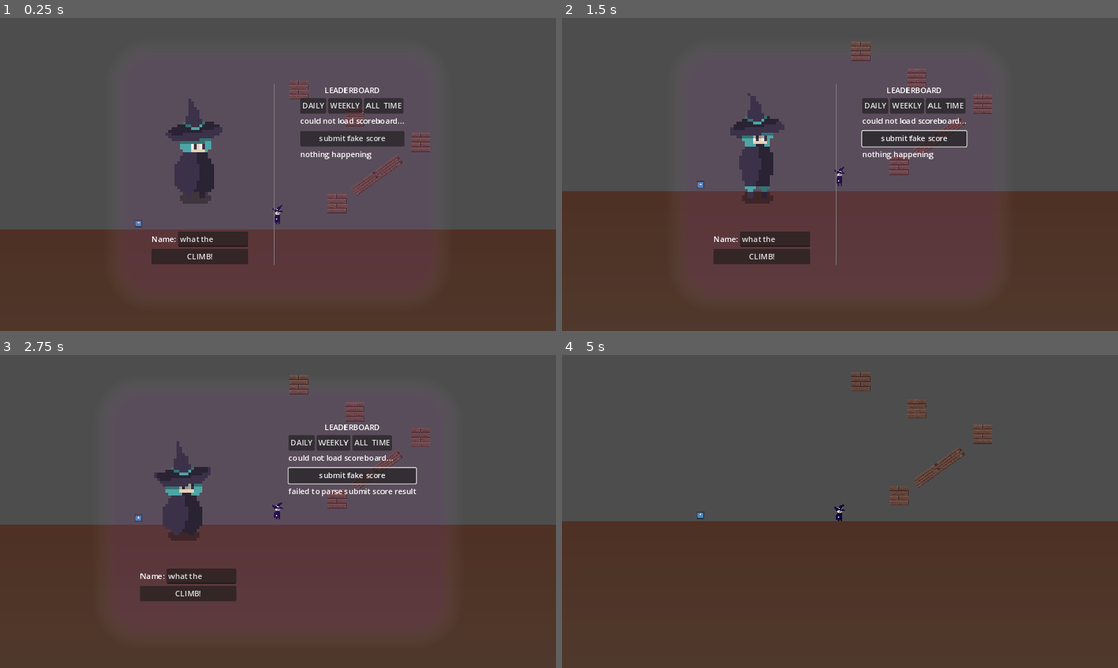
Above: before the commit, frames 1-4 (two rows, left to right).
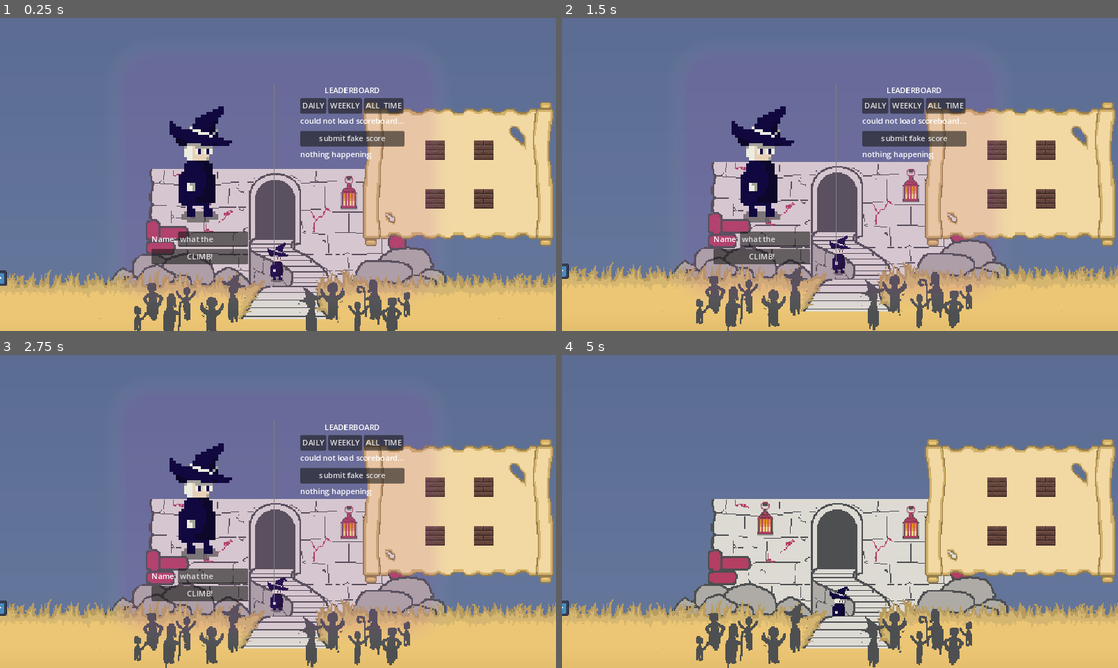
Above: after the commit, the same moments.

Repository: dicemaster5/Summon2Scale
Game: Godot game, scene res://scenes/main.tscn
Two runs of this game, one before a commit and one after it. Both use one fixed random seed, a clock stepped at 60 frames per second and the inputs below. The engine's default icon, where the game draws it, is replaced by a stand-in: a white triangle on a blue panel in a dark square.
Inputs (mouse positions are in pixels of both pictures, inside the frame that each line leads up to):
- Up to frame 1 (0.25 s): no input
- Up to frame 2 (1.5 s): drag from (901, 190) to (701, 208) at 0.52 s; drag from (940, 140) to (701, 187) at 1.27 s
- Up to frame 3 (2.75 s): move the mouse to (422, 439) at 2.02 s; hold A (move_left) from 2.03 s (still down); click (422, 439) at 2.1 s; tap Space (jump) at 2.3 s
- Up to frame 4 (5 s): release A (move_left) at 2.75 s; drag from (917, 411) to (673, 464) at 2.77 s; click "CLIMB!" at 3.5 s; click "START NOW" at 4.25 s

The runs differ from the first frame. In frame 1, 97% of the frame differs, in the area x 0-100%, y 0-100%; in frame 2, 98%; in frame 3, 99%; in frame 4, 99%.

Commit message:
Combining sutffs

Diff:
--- a/project.godot
+++ b/project.godot
@@ -63,10 +63,6 @@
 ]
 }
 
-[physics]
-
-2d/default_gravity=1000.0
-
 [rendering]
 
 textures/canvas_textures/default_texture_filter=0
--- a/scenes/buildscreen.tscn
+++ b/scenes/buildscreen.tscn
@@ -1,11 +1,10 @@
-[gd_scene load_steps=11 format=3 uid="uid://dhh02pdtejxcy"]
+[gd_scene load_steps=9 format=3 uid="uid://c5k6uux421mgn"]
 
 [ext_resource type="Script" path="res://scenes/block_container_area.gd" id="1_50s23"]
 [ext_resource type="PackedScene" uid="uid://cgmhxvijem8h5" path="res://assets/blocks/deafault_block/block.tscn" id="2_n24mn"]
 [ext_resource type="PackedScene" uid="uid://d1lwxctf8vbke" path="res://assets/blocks/stone_block/stone_block.tscn" id="3_2gu3b"]
 [ext_resource type="Script" path="res://systems/cursor.gd" id="4_5liyy"]
 [ext_resource type="Texture2D" uid="uid://dxi2g8qel7o4i" path="res://icon.svg" id="5_0ukei"]
-[ext_resource type="Script" path="res://systems/tower_area.gd" id="6_8gwyh"]
 [ext_resource type="Texture2D" uid="uid://dgbteoggr04ld" path="res://assets/ui_elements/scroll.png" id="7_x7n52"]
 
 [sub_resource type="RectangleShape2D" id="RectangleShape2D_71foy"]
@@ -13,9 +12,6 @@
 
 [sub_resource type="CircleShape2D" id="CircleShape2D_c7x32"]
 radius = 52.0865
-
-[sub_resource type="RectangleShape2D" id="RectangleShape2D_vdiri"]
-size = Vector2(371, 583)
 
 [node name="Buildscreen" type="Node2D"]
 
@@ -53,13 +49,6 @@
 [node name="CollisionShape2D" type="CollisionShape2D" parent="Cursor/CursorArea"]
 shape = SubResource("CircleShape2D_c7x32")
 
-[node name="TowerArea" type="Area2D" parent="."]
-script = ExtResource("6_8gwyh")
-
-[node name="CollisionShape2D" type="CollisionShape2D" parent="TowerArea"]
-position = Vector2(274, 357)
-shape = SubResource("RectangleShape2D_vdiri")
-
 [node name="CanvasLayer" type="CanvasLayer" parent="."]
 layer = -1
 
--- a/scenes/main.tscn
+++ b/scenes/main.tscn
@@ -1,30 +1,72 @@
-[gd_scene load_steps=14 format=3 uid="uid://dqjwfb7v30oht"]
+[gd_scene load_steps=28 format=3 uid="uid://dqjwfb7v30oht"]
 
 [ext_resource type="Script" path="res://systems/follow_cam.gd" id="1_k2bgo"]
+[ext_resource type="Texture2D" uid="uid://fd10ymbmrxc2" path="res://assets/tower/Tower Base-1.png(1).png" id="1_s1gq3"]
 [ext_resource type="PackedScene" uid="uid://k3xhnojhg2vg" path="res://scenes/player.tscn" id="1_ucno6"]
 [ext_resource type="PackedScene" uid="uid://cv6onxigv60s7" path="res://scenes/mainmenu.tscn" id="2_3djux"]
-[ext_resource type="PackedScene" uid="uid://cgmhxvijem8h5" path="res://assets/blocks/deafault_block/block.tscn" id="3_1miv3"]
 [ext_resource type="Texture2D" uid="uid://dxi2g8qel7o4i" path="res://icon.svg" id="3_6yly4"]
 [ext_resource type="PackedScene" uid="uid://d3tiwo8ub427f" path="res://scenes/tutorialmenu.tscn" id="3_rtmu4"]
 [ext_resource type="Script" path="res://systems/win_area.gd" id="4_2l6c1"]
+[ext_resource type="Script" path="res://scenes/block_container_area.gd" id="5_qduty"]
 [ext_resource type="PackedScene" uid="uid://b2qeydgwpvtr2" path="res://scenes/winscreen.tscn" id="5_yanaa"]
+[ext_resource type="Texture2D" uid="uid://dg664vyrc1lpl" path="res://assets/tower/ground_infinit extension.png" id="6_cg67q"]
+[ext_resource type="PackedScene" uid="uid://cgmhxvijem8h5" path="res://assets/blocks/deafault_block/block.tscn" id="6_mpqpl"]
+[ext_resource type="Texture2D" uid="uid://cxtunhe6p13h8" path="res://assets/tower/ground.png" id="7_56t36"]
+[ext_resource type="PackedScene" uid="uid://d1lwxctf8vbke" path="res://assets/blocks/stone_block/stone_block.tscn" id="7_jajmu"]
+[ext_resource type="Script" path="res://systems/cursor.gd" id="8_a2omg"]
+[ext_resource type="Texture2D" uid="uid://bt3u8ltfkj0w6" path="res://assets/tower/crowd.png" id="8_w0b8g"]
+[ext_resource type="Texture2D" uid="uid://dgbteoggr04ld" path="res://assets/ui_elements/scroll.png" id="10_gl0ha"]
+[ext_resource type="Script" path="res://systems/tower_area.gd" id="13_163k7"]
+
+[sub_resource type="Gradient" id="Gradient_mjvv7"]
+colors = PackedColorArray(0.0776302, 0.102834, 0.327013, 1, 0.421007, 0.493041, 0.631455, 1)
+
+[sub_resource type="GradientTexture2D" id="GradientTexture2D_f0iah"]
+gradient = SubResource("Gradient_mjvv7")
+width = 128
+height = 128
+fill_to = Vector2(0, 1)
+
+[sub_resource type="CircleShape2D" id="CircleShape2D_c7x32"]
+radius = 52.0865
+
+[sub_resource type="RectangleShape2D" id="RectangleShape2D_71foy"]
+size = Vector2(396, 299)
 
 [sub_resource type="WorldBoundaryShape2D" id="WorldBoundaryShape2D_1ew2j"]
 
 [sub_resource type="CanvasItemMaterial" id="CanvasItemMaterial_p1rrr"]
 
-[sub_resource type="Gradient" id="Gradient_y16qk"]
-colors = PackedColorArray(0.308519, 0.192436, 0.143938, 1, 0.31391, 0.267502, 0.21126, 1)
-
-[sub_resource type="GradientTexture2D" id="GradientTexture2D_kcpit"]
-gradient = SubResource("Gradient_y16qk")
+[sub_resource type="Gradient" id="Gradient_10xlx"]
+colors = PackedColorArray(0.92549, 0.776471, 0.454902, 1, 0.590315, 0.466917, 0.181511, 1)
+
+[sub_resource type="GradientTexture2D" id="GradientTexture2D_gmbwd"]
+gradient = SubResource("Gradient_10xlx")
 fill_to = Vector2(0, 1)
 
 [sub_resource type="RectangleShape2D" id="RectangleShape2D_pidno"]
 
+[sub_resource type="RectangleShape2D" id="RectangleShape2D_073lb"]
+size = Vector2(258, 3902.5)
+
 [node name="Main" type="Node2D"]
 
+[node name="Parallax2D" type="Parallax2D" parent="."]
+scroll_scale = Vector2(0.5, 0.5)
+
+[node name="Sprite2D" type="Sprite2D" parent="Parallax2D"]
+position = Vector2(23, -866)
+scale = Vector2(142.094, 21.1875)
+texture = SubResource("GradientTexture2D_f0iah")
+
+[node name="Tower" type="Node2D" parent="."]
+
+[node name="TowerBase-1_png(1)" type="Sprite2D" parent="Tower"]
+position = Vector2(0, 71)
+texture = ExtResource("1_s1gq3")
+
 [node name="Camera2D" type="Camera2D" parent="." node_paths=PackedStringArray("follow_target")]
+zoom = Vector2(2, 2)
 position_smoothing_enabled = true
 rotation_smoothing_enabled = true
 script = ExtResource("1_k2bgo")
@@ -39,8 +81,63 @@
 [node name="tutorial menu" parent="UserInterfaceManager" instance=ExtResource("3_rtmu4")]
 visible = false
 
+[node name="TextureRect" type="TextureRect" parent="UserInterfaceManager"]
+anchors_preset = 6
+anchor_left = 1.0
+anchor_top = 0.5
+anchor_right = 1.0
+anchor_bottom = 0.5
+offset_left = -400.0
+offset_top = 148.0
+offset_right = -272.0
+offset_bottom = 340.0
+grow_horizontal = 0
+grow_vertical = 2
+rotation = 4.71239
+scale = Vector2(2.33056, 2.05785)
+texture = ExtResource("10_gl0ha")
+
+[node name="Buildscreen" type="Node2D" parent="UserInterfaceManager"]
+
+[node name="Cursor" type="Node2D" parent="UserInterfaceManager/Buildscreen" node_paths=PackedStringArray("block_container_area", "placed_block_container")]
+script = ExtResource("8_a2omg")
+block_container_area = NodePath("../BlockContainerArea")
+placed_block_container = NodePath("../../../BlocksContianer")
+
+[node name="Sprite2D" type="Sprite2D" parent="UserInterfaceManager/Buildscreen/Cursor"]
+visible = false
+texture = ExtResource("3_6yly4")
+
+[node name="CursorArea" type="Area2D" parent="UserInterfaceManager/Buildscreen/Cursor"]
+
+[node name="CollisionShape2D" type="CollisionShape2D" parent="UserInterfaceManager/Buildscreen/Cursor/CursorArea"]
+shape = SubResource("CircleShape2D_c7x32")
+
+[node name="BlockContainerArea" type="Area2D" parent="UserInterfaceManager/Buildscreen" node_paths=PackedStringArray("positions")]
+top_level = true
+z_index = 20
+position = Vector2(952, 324)
+script = ExtResource("5_qduty")
+blocks = Array[PackedScene]([ExtResource("6_mpqpl"), ExtResource("7_jajmu")])
+positions = [NodePath("Position 1"), NodePath("Position 2"), NodePath("Position 3"), NodePath("Position 4")]
+
+[node name="CollisionShape2D" type="CollisionShape2D" parent="UserInterfaceManager/Buildscreen/BlockContainerArea"]
+shape = SubResource("RectangleShape2D_71foy")
+
+[node name="Position 1" type="Node2D" parent="UserInterfaceManager/Buildscreen/BlockContainerArea"]
+position = Vector2(-50, -50)
+
+[node name="Position 2" type="Node2D" parent="UserInterfaceManager/Buildscreen/BlockContainerArea"]
+position = Vector2(50, -50)
+
+[node name="Position 3" type="Node2D" parent="UserInterfaceManager/Buildscreen/BlockContainerArea"]
+position = Vector2(-50, 50)
+
+[node name="Position 4" type="Node2D" parent="UserInterfaceManager/Buildscreen/BlockContainerArea"]
+position = Vector2(50, 50)
+
 [node name="Player" parent="." instance=ExtResource("1_ucno6")]
-position = Vector2(0, 107)
+position = Vector2(0, 107.295)
 
 [node name="Floor" type="StaticBody2D" parent="."]
 position = Vector2(0, 132)
@@ -48,28 +145,41 @@
 [node name="Collider" type="CollisionShape2D" parent="Floor"]
 shape = SubResource("WorldBoundaryShape2D_1ew2j")
 
-[node name="Sprite2D" type="Sprite2D" parent="Floor"]
-material = SubResource("CanvasItemMaterial_p1rrr")
-position = Vector2(0, 333)
-scale = Vector2(3515.77, 10.375)
-texture = SubResource("GradientTexture2D_kcpit")
-
-[node name="Block" parent="." instance=ExtResource("3_1miv3")]
-position = Vector2(122, 80)
-
-[node name="Block2" parent="." instance=ExtResource("3_1miv3")]
-position = Vector2(205, 21)
-rotation = -0.622639
-scale = Vector2(2.95544, 0.505955)
-
-[node name="Block3" parent="." instance=ExtResource("3_1miv3")]
-position = Vector2(296, -47)
-
-[node name="Block4" parent="." instance=ExtResource("3_1miv3")]
-position = Vector2(159, -100)
-
-[node name="Block5" parent="." instance=ExtResource("3_1miv3")]
-position = Vector2(43, -156)
+[node name="Ground lower gradient" type="Sprite2D" parent="Floor"]
+material = SubResource("CanvasItemMaterial_p1rrr")
+position = Vector2(0, 132)
+scale = Vector2(50.25, 3.21875)
+texture = SubResource("GradientTexture2D_gmbwd")
+
+[node name="grass" type="Sprite2D" parent="Floor"]
+texture_repeat = 2
+material = SubResource("CanvasItemMaterial_p1rrr")
+position = Vector2(1943, -5)
+texture = ExtResource("6_cg67q")
+region_enabled = true
+region_rect = Rect2(-1501.52, 0, 3502.75, 250)
+
+[node name="grass2" type="Sprite2D" parent="Floor"]
+texture_repeat = 2
+material = SubResource("CanvasItemMaterial_p1rrr")
+position = Vector2(-1943, -5)
+texture = ExtResource("6_cg67q")
+region_enabled = true
+region_rect = Rect2(-1501.52, 0, 3502.75, 250)
+
+[node name="Ground" type="Sprite2D" parent="Floor"]
+material = SubResource("CanvasItemMaterial_p1rrr")
+position = Vector2(0, -50)
+texture = ExtResource("7_56t36")
+
+[node name="Crowd" type="Sprite2D" parent="Floor"]
+position = Vector2(-5, -20)
+texture = ExtResource("8_w0b8g")
+
+[node name="Crowd2" type="Sprite2D" parent="Floor"]
+position = Vector2(-7, -5)
+scale = Vector2(-1, 1)
+texture = ExtResource("8_w0b8g")
 
 [node name="WinArea" type="Area2D" parent="." node_paths=PackedStringArray("ui_canvas")]
 position = Vector2(-289, 120)
@@ -84,4 +194,17 @@
 scale = Vector2(0.125, 0.125)
 texture = ExtResource("3_6yly4")
 
+[node name="TowerArea" type="Area2D" parent="."]
+position = Vector2(0, -165)
+script = ExtResource("13_163k7")
+
+[node name="CollisionShape2D" type="CollisionShape2D" parent="TowerArea"]
+position = Vector2(0, -1664.25)
+shape = SubResource("RectangleShape2D_073lb")
+
+[node name="BlocksContianer" type="Node2D" parent="."]
+
+[connection signal="body_entered" from="UserInterfaceManager/Buildscreen/Cursor/CursorArea" to="UserInterfaceManager/Buildscreen/Cursor" method="_on_cursor_area_body_entered"]
+[connection signal="body_exited" from="UserInterfaceManager/Buildscreen/Cursor/CursorArea" to="UserInterfaceManager/Buildscreen/Cursor" method="_on_cursor_area_body_exited"]
+[connection signal="body_exited" from="UserInterfaceManager/Buildscreen/BlockContainerArea" to="UserInterfaceManager/Buildscreen/BlockContainerArea" method="_on_body_exited"]
 [connection signal="body_entered" from="WinArea" to="WinArea" method="_on_body_entered"]
--- a/scenes/mainmenu.tscn
+++ b/scenes/mainmenu.tscn
@@ -1,8 +1,8 @@
 [gd_scene load_steps=12 format=3 uid="uid://cv6onxigv60s7"]
 
 [ext_resource type="Script" path="res://systems/mainmenu.gd" id="1_8qncb"]
-[ext_resource type="Texture2D" uid="uid://cgld6j4x52bus" path="res://assets/Blue Witch/Blue_witch/B_witch_idle.png" id="1_21d8s"]
-[ext_resource type="PackedScene" uid="uid://ctsy6kgah056y" path="res://scenes/scoreboard.tscn" id="1_gs2js"]
+[ext_resource type="PackedScene" path="res://scenes/scoreboard.tscn" id="1_gs2js"]
+[ext_resource type="Texture2D" uid="uid://dqs1ils1l7u2u" path="res://assets/wizard_witch/main_character.png" id="2_ea4cg"]
 
 [sub_resource type="StyleBoxFlat" id="StyleBoxFlat_bwx7t"]
 bg_color = Color(0.666667, 0.321569, 0.698039, 0.145098)
@@ -21,54 +21,54 @@
 expand_margin_right = 50.0
 expand_margin_bottom = 50.0
 
-[sub_resource type="AtlasTexture" id="AtlasTexture_oqdxi"]
-atlas = ExtResource("1_21d8s")
-region = Rect2(0, 0, 32, 48)
-
-[sub_resource type="AtlasTexture" id="AtlasTexture_bfqr3"]
-atlas = ExtResource("1_21d8s")
-region = Rect2(0, 48, 32, 48)
-
-[sub_resource type="AtlasTexture" id="AtlasTexture_doeg7"]
-atlas = ExtResource("1_21d8s")
-region = Rect2(0, 96, 32, 48)
-
-[sub_resource type="AtlasTexture" id="AtlasTexture_fbsvy"]
-atlas = ExtResource("1_21d8s")
-region = Rect2(0, 144, 32, 48)
-
-[sub_resource type="AtlasTexture" id="AtlasTexture_vaxrg"]
-atlas = ExtResource("1_21d8s")
-region = Rect2(0, 192, 32, 48)
-
-[sub_resource type="AtlasTexture" id="AtlasTexture_c6qw0"]
-atlas = ExtResource("1_21d8s")
-region = Rect2(0, 240, 32, 48)
-
-[sub_resource type="SpriteFrames" id="SpriteFrames_ob1yd"]
+[sub_resource type="AtlasTexture" id="AtlasTexture_wk5ae"]
+atlas = ExtResource("2_ea4cg")
+region = Rect2(0, 0, 64, 64)
+
+[sub_resource type="AtlasTexture" id="AtlasTexture_vpeqt"]
+atlas = ExtResource("2_ea4cg")
+region = Rect2(64, 0, 64, 64)
+
+[sub_resource type="AtlasTexture" id="AtlasTexture_srvgx"]
+atlas = ExtResource("2_ea4cg")
+region = Rect2(0, 64, 64, 64)
+
+[sub_resource type="AtlasTexture" id="AtlasTexture_gqbb7"]
+atlas = ExtResource("2_ea4cg")
+region = Rect2(64, 64, 64, 64)
+
+[sub_resource type="AtlasTexture" id="AtlasTexture_4rqwg"]
+atlas = ExtResource("2_ea4cg")
+region = Rect2(0, 128, 64, 64)
+
+[sub_resource type="AtlasTexture" id="AtlasTexture_qhpu1"]
+atlas = ExtResource("2_ea4cg")
+region = Rect2(64, 128, 64, 64)
+
+[sub_resource type="SpriteFrames" id="SpriteFrames_1cslk"]
 animations = [{
 "frames": [{
 "duration": 1.0,
-"texture": SubResource("AtlasTexture_oqdxi")
-}, {
-"duration": 1.0,
-"texture": SubResource("AtlasTexture_bfqr3")
-}, {
-"duration": 1.0,
-"texture": SubResource("AtlasTexture_doeg7")
-}, {
-"duration": 1.0,
-"texture": SubResource("AtlasTexture_fbsvy")
-}, {
-"duration": 1.0,
-"texture": SubResource("AtlasTexture_vaxrg")
-}, {
-"duration": 1.0,
-"texture": SubResource("AtlasTexture_c6qw0")
+"texture": SubResource("AtlasTexture_wk5ae")
+}, {
+"duration": 1.0,
+"texture": SubResource("AtlasTexture_vpeqt")
+}, {
+"duration": 1.0,
+"texture": SubResource("AtlasTexture_srvgx")
+}, {
+"duration": 1.0,
+"texture": SubResource("AtlasTexture_gqbb7")
+}, {
+"duration": 1.0,
+"texture": SubResource("AtlasTexture_4rqwg")
+}, {
+"duration": 1.0,
+"texture": SubResource("AtlasTexture_qhpu1")
 }],
 "loop": true,
 "name": &"default",
-"speed": 3.0
+"speed": 5.0
 }]
 
 [node name="Control" type="Control" node_paths=PackedStringArray("button_play", "textedit_username")]
@@ -112,10 +112,10 @@
 size_flags_horizontal = 4
 
 [node name="AnimatedSprite2D" type="AnimatedSprite2D" parent="PanelContainer/HBoxContainer/CenterContainer/VBoxContainer/Control"]
+position = Vector2(-85, -31)
 scale = Vector2(5.85938, 5.85938)
-sprite_frames = SubResource("SpriteFrames_ob1yd")
+sprite_frames = SubResource("SpriteFrames_1cslk")
 autoplay = "default"
-frame_progress = 0.41291
 centered = false
 
 [node name="HBoxContainer" type="HBoxContainer" parent="PanelContainer/HBoxContainer/CenterContainer/VBoxContainer"]
--- a/scenes/player.tscn
+++ b/scenes/player.tscn
@@ -236,7 +236,7 @@
 sprite_frames = SubResource("SpriteFrames_vku5n")
 animation = &"Idle"
 autoplay = "Idle"
-frame_progress = 0.323025
+frame_progress = 0.335515
 
 [node name="CoyoteTimer" type="Timer" parent="."]
 wait_time = 5.0
--- a/systems/cursor.gd
+++ b/systems/cursor.gd
@@ -3,21 +3,23 @@
 @export var block_container_area: Area2D
 var held_block: DraggableBlock
 var hover_block: DraggableBlock
+@export var placed_block_container: Node2D
+
 
 # Called when the node enters the scene tree for the first time.
 func _ready() -> void:
 	Globals.block_clicked.connect(on_clicked_block)
 
-
 # Called every frame. 'delta' is the elapsed time since the previous frame.
-func _process(delta: float) -> void:
-	global_position = get_global_mouse_position()
-
+func _process(_delta: float) -> void:
+	pass
 
 func _unhandled_input(event):
 	if event is InputEventMouseButton and event.is_action("left_click"):
 		if Globals.mouse_in_tower_area and held_block and !event.pressed:
 			held_block.drop()
+			held_block.reparent(placed_block_container)
+
 			held_block = null
 
 func on_clicked_block(body: DraggableBlock) -> void:
--- a/systems/draggable_block.gd
+++ b/systems/draggable_block.gd
@@ -12,7 +12,7 @@
 # Called every frame. 'delta' is the elapsed time since the previous frame.
 func _process(delta: float) -> void:
 	if held:
-		global_transform.origin = get_global_mouse_position()
+		global_position = get_global_mouse_position()
 
 func _input_event(viewport, event, shape_idx):
 	if event is InputEventMouseButton:
--- a/systems/follow_cam.gd
+++ b/systems/follow_cam.gd
@@ -10,3 +10,4 @@
 # Called every frame. 'delta' is the elapsed time since the previous frame.
 func _process(delta: float) -> void:
 	position = lerp(position, follow_target.global_position, follow_speed * delta)
+	position.y = clamp(position.y, -10000, 20)
--- a/systems/player.gd
+++ b/systems/player.gd
@@ -17,13 +17,25 @@
 var jump_force: float
 var holding_jump: bool
 
-var coyote = false  # Track whether we're in coyote time or not
-var last_floor = false  # Last frame's on-floor state
-var gravity_enabled = true
+var coyote := false  # Track whether we're in coyote time or not
+var last_floor := false  # Last frame's on-floor state
+var gravity_enabled := true
+
+var current_height: float
+
+# Redorded data
+var max_height_reached: float = 0
+var jump_counter: int = 0
+var time_spent_scaling: float = 0
 
 func _ready() -> void:
 	animator.play()
 	coyote_timer.wait_time = coyote_frames / 60.0
+
+func _process(_delta: float) -> void:
+	current_height = global_position.y
+	if current_height <  max_height_reached:
+		max_height_reached = current_height
 
 func _physics_process(delta: float) -> void:
 	if Globals.we_are_in_a_menu:
@@ -62,7 +74,9 @@
 	# Variable jumping.
 	if Input.is_action_just_pressed("jump") and (is_on_floor() or coyote):
 		velocity.y = max_jump_velocity
+		jumped = true
 		holding_jump = true
+		jump_counter += 1
 
 	if Input.is_action_just_released("jump"):
 		holding_jump = false
